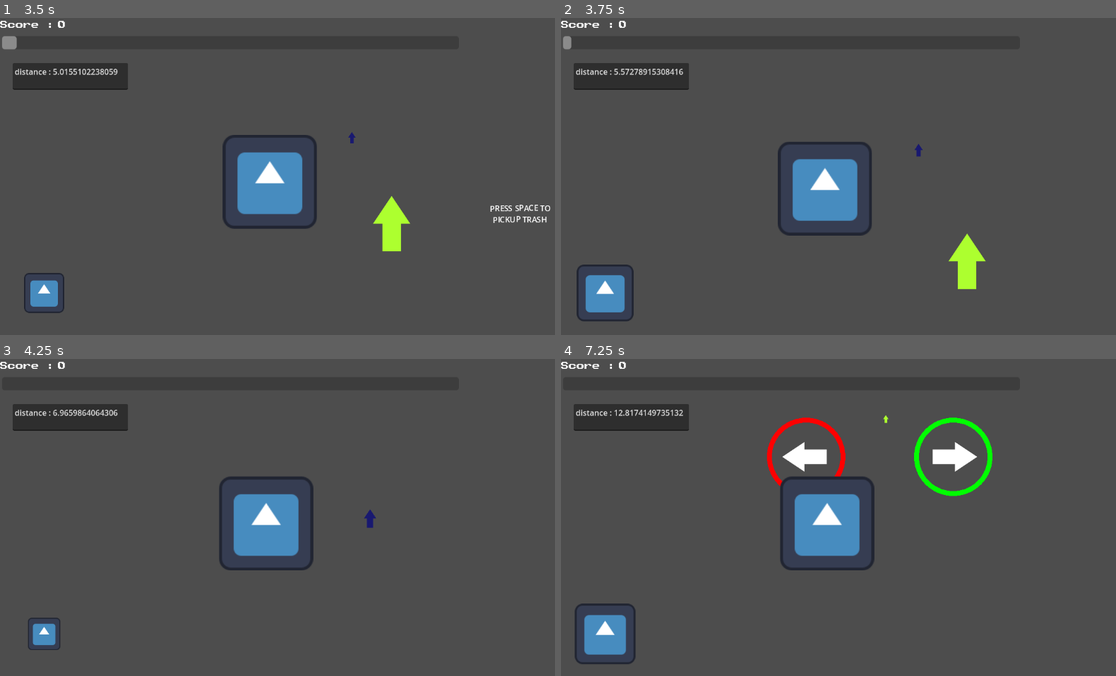
Above: before the commit, frames 1-4 (two rows, left to right).
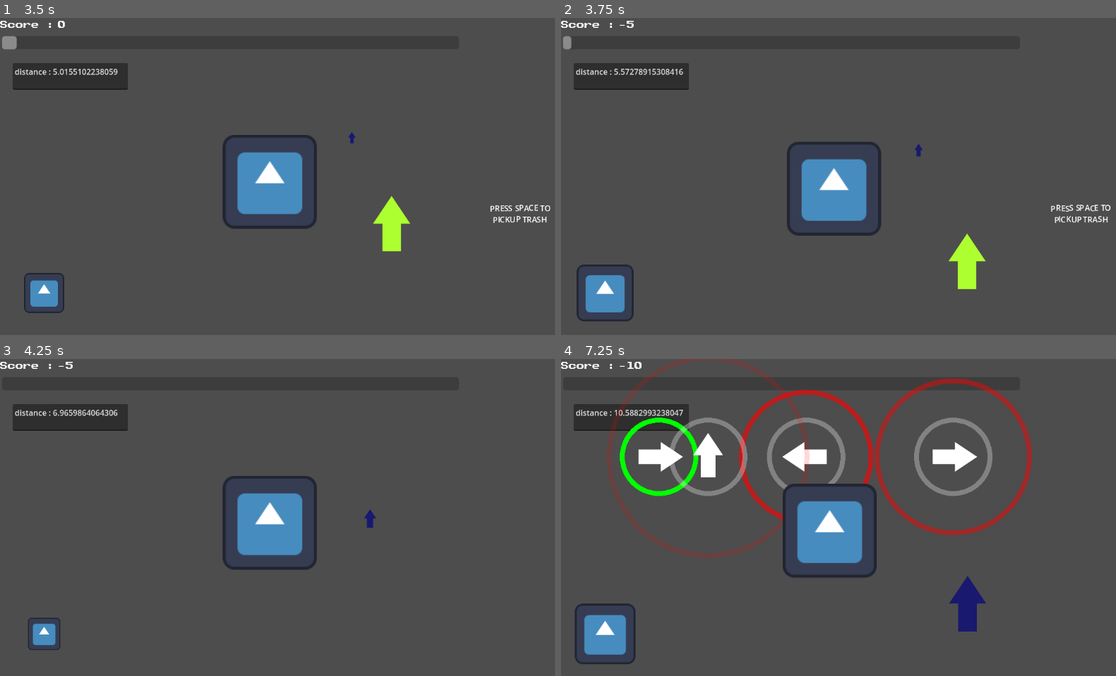
Above: after the commit, the same moments.

Repository: Mastoast/AntiCapitalism
Game: Godot game, scene res://scenes/capitalist_level.tscn
Same seed, same stepped clock (60 frames per second), same inputs: the game is played once before the commit and once after it. The engine's default icon, where the game draws it, is replaced by a stand-in: a white triangle on a blue panel in a dark square. Sound files missing from this copy of the repository are replaced by a short silence.
Inputs:
- Up to frame 1 (3.5 s): tap Enter (ui_accept) at 0.5, 0.77, 1.52, 3.02 s; hold D (input_right) 0.53-1.28 s; hold Space (input_begin) 0.53-1.28 s; hold Down (input_down) 1.28-2.03 s; tap E (input_action) at 1.35 s; tap Space (input_begin) at 1.55, 2.85 s; hold D (input_right) 2.03-2.78 s; hold Space (input_begin) 2.03-2.78 s; hold Up (input_up) from 2.78 s (still down)
- Up to frame 2 (3.75 s): tap Space (input_begin) at 3.5 s; release Up (input_up) at 3.53 s; hold Left (input_left) from 3.53 s (still down); hold Space (input_begin) from 3.53 s (still down); tap E (input_action) at 3.6 s
- Up to frame 3 (4.25 s): keep holding Left (input_left); keep holding Space (input_begin); tap Enter (ui_accept) at 3.77 s
- Up to frame 4 (7.25 s): release Space (input_begin) at 4.28 s; tap Space (input_begin) at 4.35, 6.05 s; tap Enter (ui_accept) at 4.52, 6.02, 6.77 s; release Left (input_left) at 5.03 s; hold Down (input_down) 5.03-5.78 s; hold Space (input_begin) 5.03-5.78 s; hold D (input_right) 5.78-6.53 s; tap E (input_action) at 5.85 s; hold Up (input_up) from 6.53 s (still down); hold Space (input_begin) from 6.53 s (still down)

Frame 1 is identical in both runs. In frame 2, 1.9% of the frame differs, in the area x 10-100%, y 0-69%; in frame 3, 1.3%; in frame 4, 9.6%, in the area x 8-85%, y 0-86%.

Commit message:
Add truck auto restart after pattern

Diff:
--- a/scenes/capitalist_level.tscn
+++ b/scenes/capitalist_level.tscn
@@ -31,7 +31,7 @@
 layout_mode = 0
 offset_left = 118.0
 offset_top = 4.0
-offset_right = 202.0
+offset_right = 1131.0
 offset_bottom = 47.0
 theme = ExtResource("2_0yje6")
 text = "0"
--- a/scripts/capitalist_level.gd
+++ b/scripts/capitalist_level.gd
@@ -20,7 +20,9 @@
 var level1 = [
 	{"distance": 5.0, "sprite": Color.GREEN_YELLOW, "pattern": Pattern.pattern1},
 	{"distance": 10.0, "sprite": Color.MIDNIGHT_BLUE, "pattern": Pattern.pattern2},
-	{"distance": 20.0, "sprite": Color.GREEN_YELLOW, "pattern": Pattern.pattern1}
+	{"distance": 20.0, "sprite": Color.GREEN_YELLOW, "pattern": Pattern.pattern1},
+	{"distance": 23.0, "sprite": Color.GREEN_YELLOW, "pattern": Pattern.pattern3},
+	{"distance": 28.0, "sprite": Color.GREEN_YELLOW, "pattern": Pattern.pattern4}
 ]
 
 var pattern_player: PatternPlayer
@@ -33,8 +35,8 @@
 	pattern_player = $PatternPlayer
 	is_truck_moving = true
 	$truck.drive()
-	pattern_player.pattern_failed.connect(_on_qte_failure)
 	pattern_player.pattern_succeeded.connect(_on_pattern_success)
+	pattern_player.pattern_failed.connect(_on_pattern_failure)
 	pattern_player.qte_succeeded.connect(_on_qte_success)
 
 
@@ -66,7 +68,7 @@
 		if pickable_trash and !pickable_trash.is_empty:
 			in_pattern = true
 			$PatternPlayer.start_pattern(pickable_trash.pattern)
-	else:
+	elif not in_pattern:
 		is_truck_moving = true
 		$truck.drive()
 
@@ -115,12 +117,19 @@
 	pickable_trash = null
 	score += 50
 	combo += 25
+	in_pattern = false
+	is_truck_moving = true
+	$truck.drive()
+
+func _on_pattern_failure():
+	in_pattern = false
+	is_truck_moving = true
+	$truck.drive()
+	score -= 5
 
 func _on_qte_success(precision:float):
 	score += 10 * (1.0 - precision)
-
-func _on_qte_failure(precision:float):
-	score -= 5
+	combo += 10 * (1.0 - precision)
 
 func _on_missed_trash():
 	pickable_trash = false
--- a/scripts/pattern_player.gd
+++ b/scripts/pattern_player.gd
@@ -33,6 +33,8 @@
 
 func stop_current_pattern():
 	qte_count = 0
+	for qte in get_tree().get_nodes_in_group("qte"):
+		qte.queue_free()
 	buffer_qte.clear()
 
 func _process(delta):
